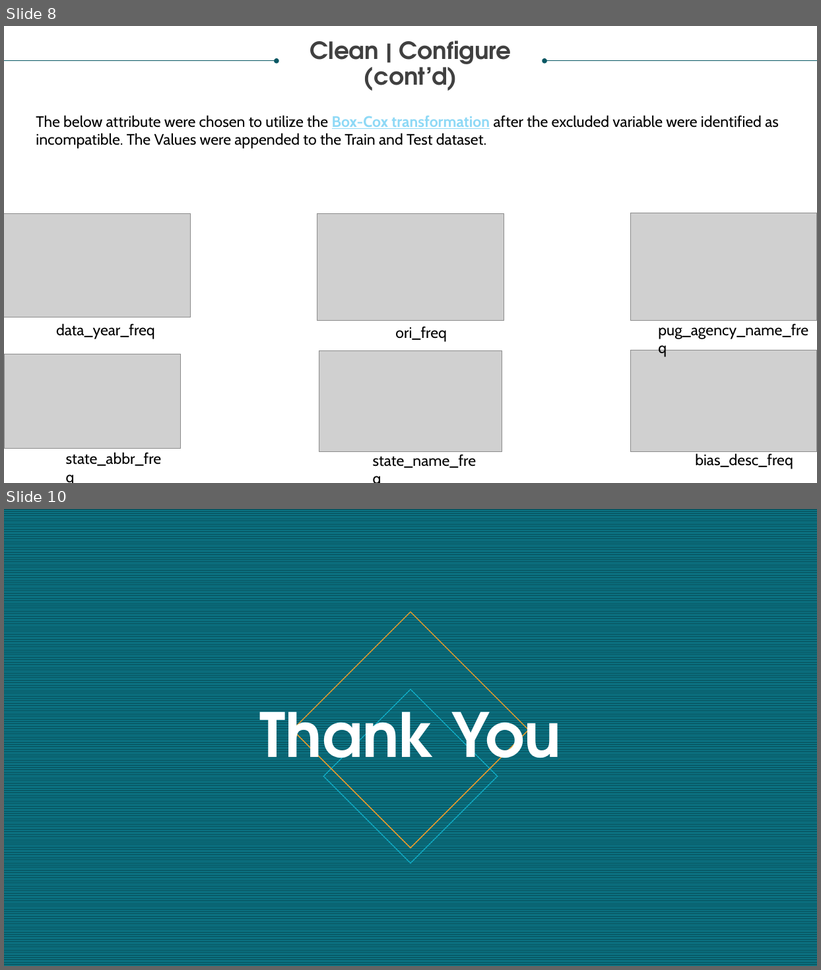
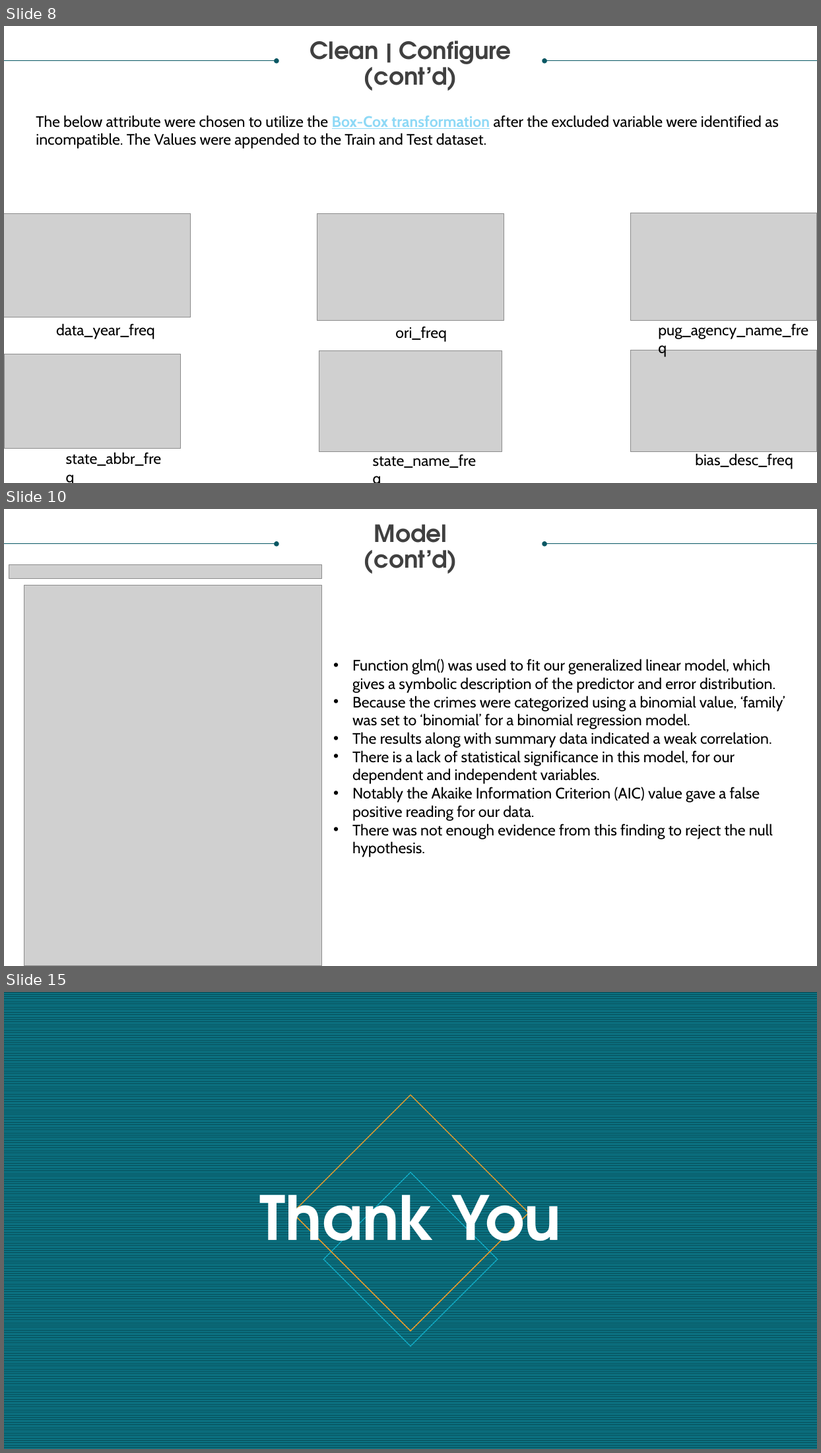
Before and after one commit to GitableGabe/Data621_Collab, a slide deck: DATA 621_FINAL.pptx. Shown one above the other, each under a label of ours: slides 8 and 10 before the commit, slides 8, 10 and 15 after it; the slides between them are not shown. The pictures are 821x970 and 821x1453 pixels, drawn with LibreOffice and Linux fonts; fonts in the diff are those of the drawing; grey boxes stand for pictures. Boxes give left, top, right and bottom in pixels: in the first picture for what was removed or moved away, otherwise in the second. Text is boxed around its words. In the diff, an @@ line names an element or a change of style, - is before the commit and + after.

```diff
--- a/DATA 621_FINAL.pptx
+++ b/DATA 621_FINAL.pptx
@@ slide 10 added at <box>4,509,817,966</box>, background #FFFFFF @@
@@ text added at <box>364,524,457,574</box>, 28 pt, text #404040, bold @@
+Model
+(cont’d)
@@ arrow added from (4, 544) to (277, 544), #085764 0.5 pt @@
@@ arrow added from (817, 544) to (545, 544), #085764 0.5 pt @@
@@ picture added at <box>9,564,322,578</box> @@
@@ picture added at <box>24,586,322,966</box> @@
@@ text added at <box>352,659,785,857</box>, 18 pt, text #000000 @@
+• Function glm() was used to fit our generalized linear model, which gives a symbolic description of the predictor and error distribution.
+• Because the crimes were categorized using a binomial value, ‘family’ was set to ‘binomial’ for a binomial regression model.
+• The results along with summary data indicated a weak correlation.
+• There is a lack of statistical significance in this model, for our dependent and independent variables.
+• Notably the Akaike Information Criterion (AIC) value gave a false positive reading for our data.
+• There was not enough evidence from this finding to reject the null hypothesis.
@@ what was slide 10 is now slide 15 @@
```
Also in this commit, not shown: 3 slides changed, 5 other slides added, 1 slide removed, 2 other files.
